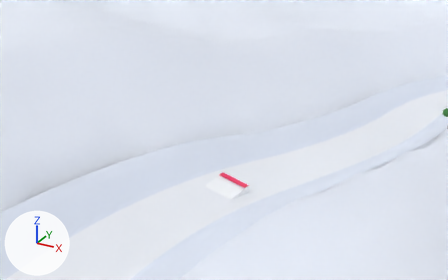
The Blender file source_art/blend/track_floresta_gigante.blend, before and after one commit.
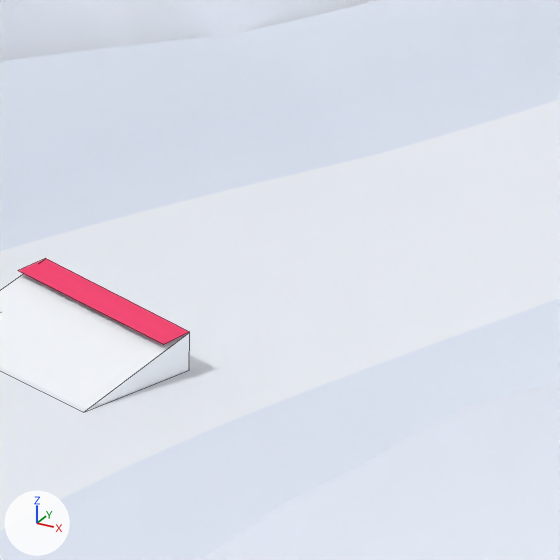
There are two pictures of each version: one from a 50 mm lens placed at (-90.8, 730.5, -101.6), pointed at (-161.9, 859.8, -166.3), one close up on the part from 48% to 70% of the width and 45% to 81% of the height. Lighting does not change. The marker at lower left points along +X, +Y and +Z. The last two pictures show the newer version. The close-ups show mesh edges as thin lines. Objects named as collision shapes, trigger or cutter boxes, shadow casters or lower levels of detail are left out.

Before the edit, the objects in view are built like this:
```python
me_course_surface = bpy.data.meshes.new('course_surface')
me_course_surface.from_pydata(...)  # 10217 vertices, 9600 faces; spans x -174.0..36.0, y 0.0..1148.0, z -214.0..4.0
me_course_surface.polygons.foreach_set('use_smooth', [True] * 9600)
# faces by material slot: [4800, 4800]
me_course_surface.materials.append(mat_track_groomed)  # white #f4f8ff
me_course_surface.materials.append(mat_track_berm)  # white #e7eefc
me_ramp_900_0 = bpy.data.meshes.new('ramp_900_0')
me_ramp_900_0.from_pydata([(-159.31, 844.8, -172.2), (-151.44, 843.87, -173.32), (-150.4, 851.62, -174.73), (-158.21, 852.9, -173.61), (-150.4, 851.62, -172.88), (-158.21, 852.9, -171.76)], [], [(0, 3, 2, 1), (0, 1, 4, 5), (1, 2, 4), (0, 5, 3), (3, 5, 4, 2)])
me_ramp_900_0.materials.append(mat_ramp_snow)  # white #f8fbff
me_ramp_900_0_lip = bpy.data.meshes.new('ramp_900_0_lip')
me_ramp_900_0_lip.from_pydata([(-158.21, 852.9, -171.74), (-150.4, 851.62, -172.86), (-150.69, 849.69, -172.66), (-158.52, 850.88, -171.55)], [], [(0, 1, 2, 3)])
me_ramp_900_0_lip.materials.append(mat_ramp_lip)  # pink #ff376e
ob_course_surface = bpy.data.objects.new('course_surface', me_course_surface)
ob_course_surface.location = (0.0, 0.0, 0.0)
ob_ramp_900_0 = bpy.data.objects.new('ramp_900_0', me_ramp_900_0)
ob_ramp_900_0.location = (0.0, 0.0, 0.0)
ob_ramp_900_0_lip = bpy.data.objects.new('ramp_900_0_lip', me_ramp_900_0_lip)
ob_ramp_900_0_lip.location = (0.0, 0.0, 0.0)
# also in view: 'terrain' at (-70.5, 571.1, 20.1)
```
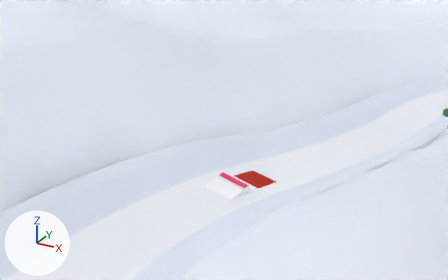
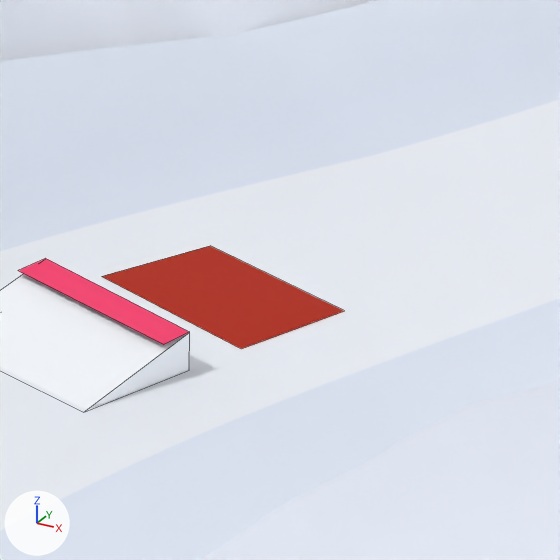
The change, as a diff of the scene's bpy script:
```diff
--- a/source_art/blend/track_floresta_gigante.blend.py
+++ b/source_art/blend/track_floresta_gigante.blend.py
@@ mat_pit_dark @@
+mat_pit_dark = principled_material('pit_dark')
+mat_pit_dark.base_color = (0.000805, 0.000262, 0.000493)  # black #030102
+mat_pit_dark.roughness = 0.9
+mat_pit_dark.emission_color = (1.0, 0.0385, 0.000805)  # orange #ff3703
+mat_pit_dark.emission_strength = 0.4
@@ me_pit_908 @@
+me_pit_908.from_pydata([(-157.54, 856.93, -174.28), (-149.74, 855.48, -175.32), (-148.18, 863.19, -176.55), (-155.95, 864.91, -175.81)], [], [(0, 1, 2, 3)])
+me_pit_908.materials.append(mat_pit_dark)  # black #030102, glowing orange #ff3703
@@ ob_pit_908 @@
+ob_pit_908 = bpy.data.objects.new('pit_908', me_pit_908)
+ob_pit_908.location = (0.0, 0.0, 0.0)
```

Changed parts and their boxes [x1, y1, x2, y2] in the close-ups (560 x 560 px):
'pit_908', added
    after: [102, 246, 344, 349]
